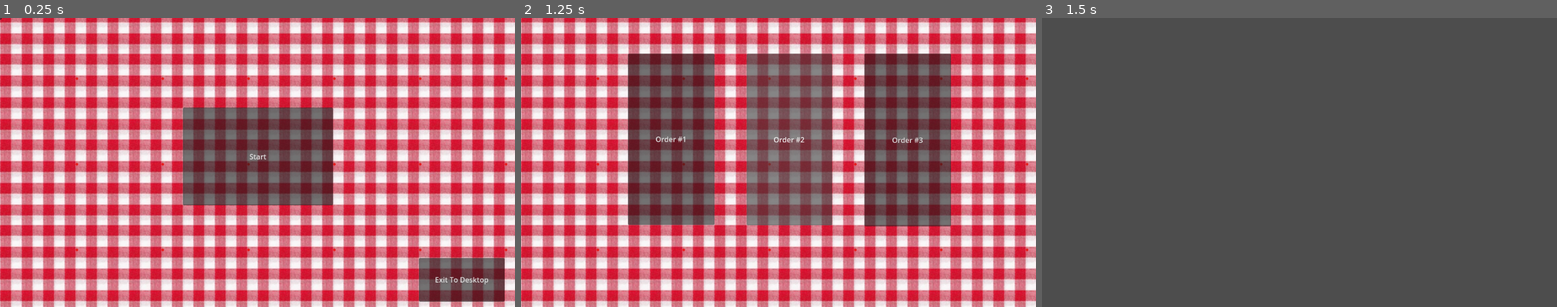
Above: before the commit, frames 1-3 (left to right).
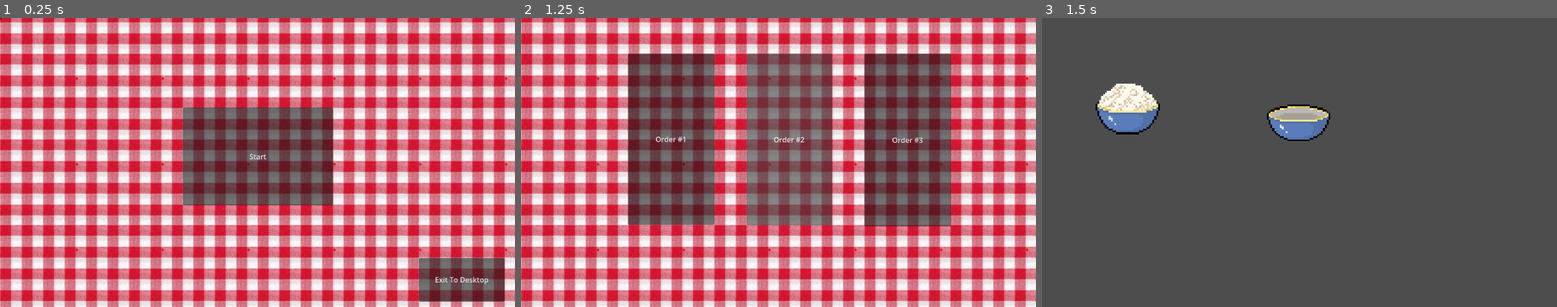
Above: after the commit, the same moments.

Repository: Luk3y595/Super-Pizza-Boy-Repository
Game: Godot game, scene res://Scenes/Main Menu Scene.tscn
The game is run twice, just before and just after one commit, with the same random seed, the same clock (stepped at 60 frames per second) and the same inputs.
Inputs:
- Up to frame 1 (0.25 s): no input
- Up to frame 2 (1.25 s): click "Start" at 0.5 s
- Up to frame 3 (1.5 s): click "Order #1" at 1.25 s

Frames 1-2 are identical in both runs. In frame 3, 2.9% of the frame differs, in the area x 10-56%, y 22-43%.
Error after the commit: Invalid type in function 'get_node' in base 'Area2D (Make_Bowl_Change.gd)'. Cannot convert argument 1 from Object to NodePath. (res://Scenes/Make_Bowl_Change.g…

Commit message:
trying to get bowl to empty
Bowl not emptying

Diff:
--- a/super-pizza-boy/Scenes/BowlOfFlour.gd
+++ b/super-pizza-boy/Scenes/BowlOfFlour.gd
@@ -1,11 +1 @@
 extends Button
-
-
-# Called when the node enters the scene tree for the first time.
-func _ready() -> void:
-	pass # Replace with function body.
-
-
-# Called every frame. 'delta' is the elapsed time since the previous frame.
-func _process(delta: float) -> void:
-	pass
--- a/super-pizza-boy/Scenes/BowlOfWater.gd
+++ b/super-pizza-boy/Scenes/BowlOfWater.gd
@@ -1,11 +1 @@
 extends Button
-
-
-# Called when the node enters the scene tree for the first time.
-func _ready() -> void:
-	pass # Replace with function body.
-
-
-# Called every frame. 'delta' is the elapsed time since the previous frame.
-func _process(delta: float) -> void:
-	pass
--- /dev/null
+++ b/super-pizza-boy/Scenes/Make_Bowl_Change.gd
@@ -0,0 +1,13 @@
+extends Area2D
+
+@onready var _Water = get_node("../Full_Bowl_Of_Water")
+@onready var _Empty_Water = get_node("../Empty_Bowl_Of_Water")
+
+func _ready() -> void:
+	get_node(_Water).visible = true
+	get_node(_Empty_Water).visible = false
+
+func _on_input_event(_viewport: Node, event: InputEvent, _shape_idx: int) -> void:
+	if event is InputEventMouseButton and event.pressed and event.button_index == MOUSE_BUTTON_LEFT:
+		get_node(_Water).visible = false
+		get_node(_Empty_Water).visible = true
--- /dev/null
+++ b/super-pizza-boy/Scenes/dough'bad_png.gd
@@ -0,0 +1,4 @@
+extends Sprite2D
+
+
+if Button
--- a/super-pizza-boy/Scenes/order_#1_(classic_pepperoni).tscn
+++ b/super-pizza-boy/Scenes/order_#1_(classic_pepperoni).tscn
@@ -1,3 +1,47 @@
-[gd_scene format=3 uid="uid://c5vxqgy3qlxhj"]
+[gd_scene load_steps=7 format=3 uid="uid://c5vxqgy3qlxhj"]
+
+[ext_resource type="Script" uid="uid://cx6x7hkkwxkyy" path="res://Scenes/BowlOfWater.gd" id="1_fgtnx"]
+[ext_resource type="Texture2D" uid="uid://dmwnjaspkgk7e" path="res://Textures/Bowls-2.png.png" id="2_fgtnx"]
+[ext_resource type="Script" uid="uid://dmwevj8seyym7" path="res://Scenes/Make_Bowl_Change.gd" id="2_or2dr"]
+[ext_resource type="Script" uid="uid://cb31s5t1ixofq" path="res://Scenes/BowlOfFlour.gd" id="3_or2dr"]
+[ext_resource type="Texture2D" uid="uid://bgbh106higdhi" path="res://Textures/Bowls-5.png.png" id="4_i3gja"]
+[ext_resource type="Texture2D" uid="uid://dmcmxw7fjiyt" path="res://Textures/Bowls-4.png.png" id="4_u6f7f"]
 
 [node name="Order #1 (Classic Pepperoni)" type="Node2D"]
+
+[node name="Bowl Of Water" type="Button" parent="."]
+offset_left = 522.0
+offset_top = 218.0
+offset_right = 628.0
+offset_bottom = 263.0
+script = ExtResource("1_fgtnx")
+
+[node name="Area2D" type="Area2D" parent="Bowl Of Water"]
+script = ExtResource("2_or2dr")
+
+[node name="CollisionPolygon2D" type="CollisionPolygon2D" parent="Bowl Of Water/Area2D"]
+polygon = PackedVector2Array(-19, -5, -19, 10, -15, 10, -15, 21, -10, 21, -10, 28, -6, 28, -6, 36, -2, 36, -2, 40, 2, 40, 2, 44, 6, 44, 6, 47, 10, 47, 10, 51, 19, 51, 19, 55, 27, 55, 27, 59, 77, 59, 77, 55, 85, 55, 85, 51, 94, 51, 94, 47, 98, 47, 98, 44, 102, 44, 102, 40, 106, 40, 106, 36, 110, 36, 110, 28, 115, 28, 114, 21, 118, 21, 118, 10, 123, 10, 123, -5, 118, -5, 118, -9, 114, -9, 114, -13, 106, -13, 106, -17, 93, -17, 93, -21, 77, -20, 77, -24, 27, -24, 27, -21, 10, -20, 10, -17, -2, -16, -2, -13, -11, -13, -11, -9, -15, -9, -15, -6)
+
+[node name="Full_Bowl_Of_Water" type="Sprite2D" parent="Bowl Of Water"]
+position = Vector2(56, 21)
+scale = Vector2(4.15625, 3.75)
+texture = ExtResource("2_fgtnx")
+
+[node name="Empty_Bowl_Of_Water" type="Sprite2D" parent="Bowl Of Water"]
+position = Vector2(52, 17.5)
+scale = Vector2(4.1875, 3.70312)
+texture = ExtResource("4_i3gja")
+
+[node name="Bowl Of Flour" type="Button" parent="."]
+offset_left = 139.0
+offset_top = 168.0
+offset_right = 243.0
+offset_bottom = 248.0
+script = ExtResource("3_or2dr")
+
+[node name="Bowls-4_png" type="Sprite2D" parent="Bowl Of Flour"]
+position = Vector2(57, 52)
+scale = Vector2(4.25, 4.05469)
+texture = ExtResource("4_u6f7f")
+
+[connection signal="input_event" from="Bowl Of Water/Area2D" to="Bowl Of Water/Area2D" method="_on_input_event"]
Not shown, added: super-pizza-boy/Scenes/Make_Bowl_Change.gd.uid
Not shown, added: super-pizza-boy/Scenes/dough'bad_png.gd.uid
Binary file added: super-pizza-boy/Textures/Bowls-5.png.png
Not shown, added: super-pizza-boy/Textures/Bowls-5.png.png.import
Binary file added: super-pizza-boy/Textures/Dough'bad.png
Not shown, added: super-pizza-boy/Textures/Dough'bad.png.import
